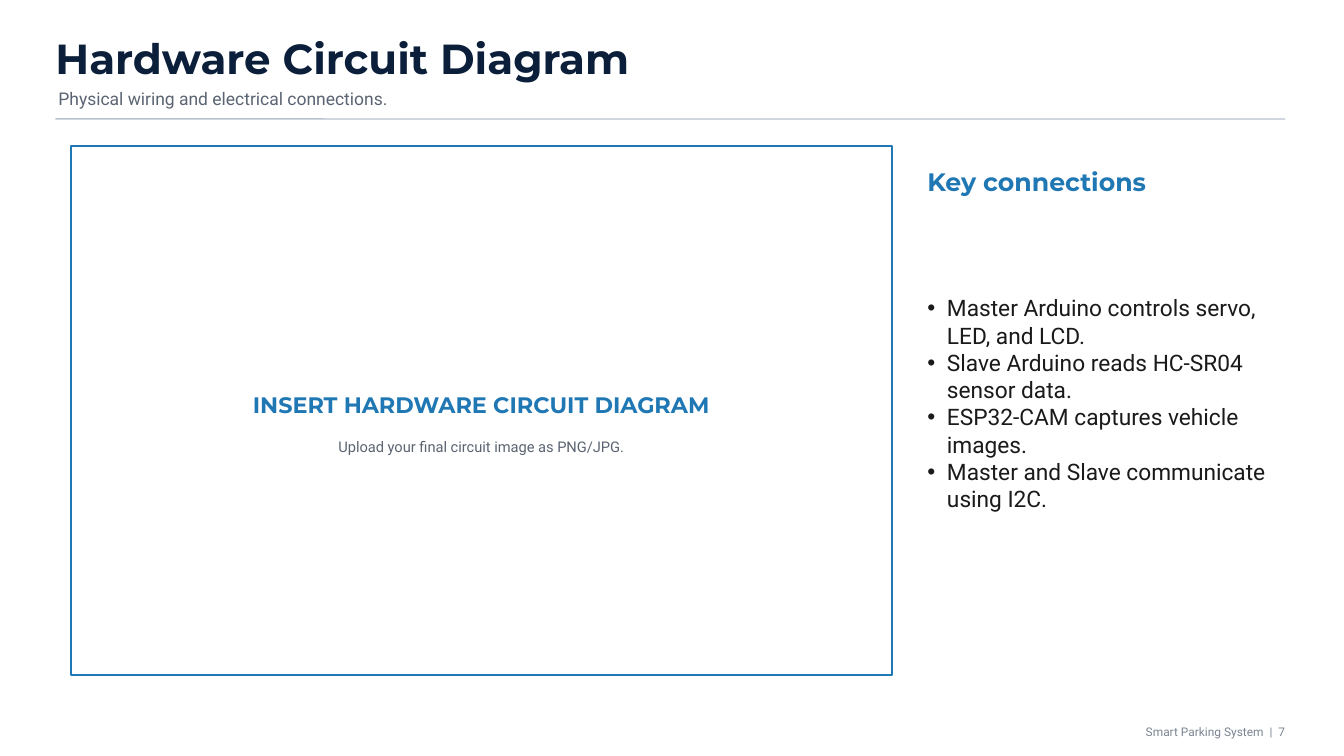
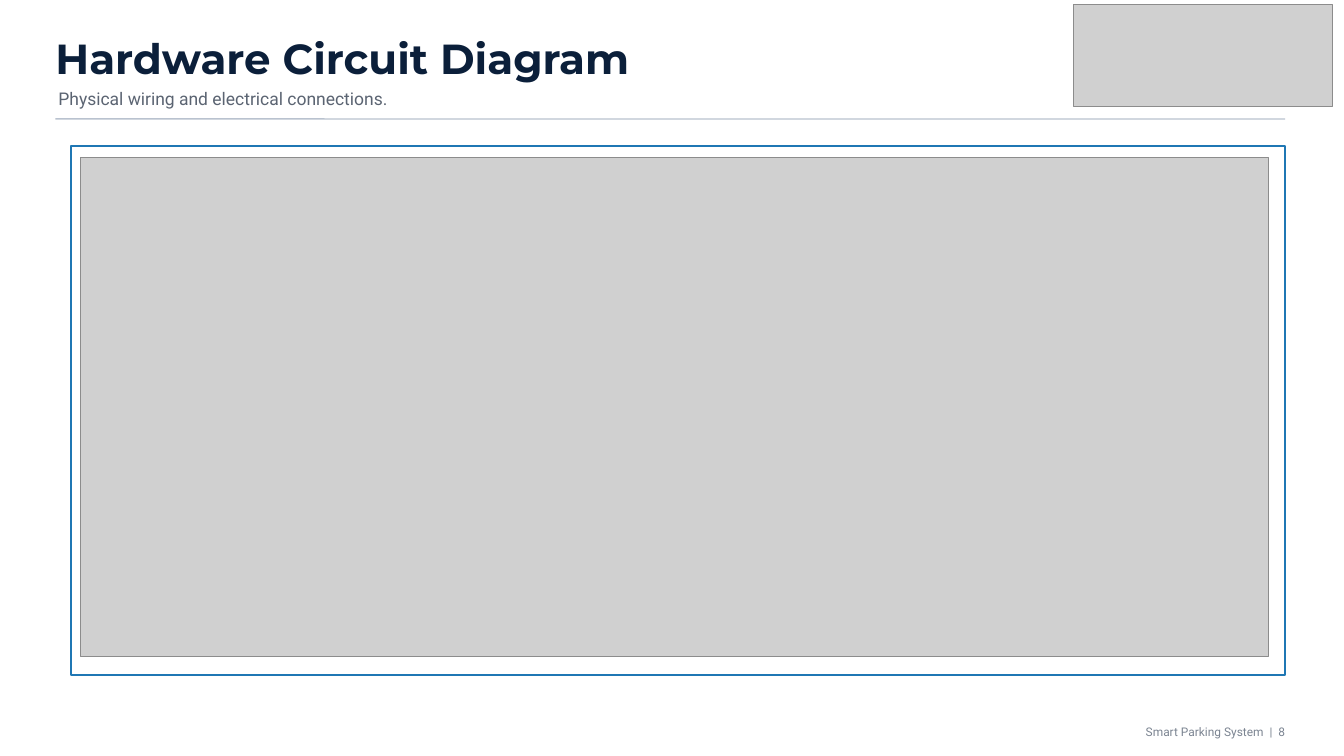
Before and after one commit to RyugaWork/IOT_SU26-Smark-parking-system-with-AI-and-Dashboard, a slide deck: slide 8 of Presentation/Smart_Parking_Presentation_Basic.pptx (slide 7 before the commit). Drawn at 1344x756 pixels with LibreOffice and Linux fonts; fonts in the diff are those of the drawing; grey boxes stand for pictures. Boxes give left, top, right and bottom in pixels: in the first picture for what was removed or moved away, otherwise in the second. Text is boxed around its words. In the diff, an @@ line names an element or a change of style, - is before the commit and + after.

```diff
--- a/Presentation/Smart_Parking_Presentation_Basic.pptx
+++ b/Presentation/Smart_Parking_Presentation_Basic.pptx
@@ picture added at (1074, 5, 1334, 107) @@
@@ rectangle: place and size @@
-rectangle at (71, 146, 892, 676)
+rectangle at (71, 146, 1286, 676)
@@ picture added at (81, 157, 1268, 657) @@
@@ text removed at (927, 171, 1146, 196) @@
-Key connections
@@ text removed at (947, 299, 1265, 512) @@
-• Master Arduino controls servo, LED, and LCD.
-• Slave Arduino reads HC-SR04 sensor data.
-• ESP32-CAM captures vehicle images.
-• Master and Slave communicate using I2C.
@@ text removed at (253, 397, 710, 414) @@
-INSERT HARDWARE CIRCUIT DIAGRAM
@@ text removed at (338, 441, 624, 455) @@
-Upload your final circuit image as PNG/JPG.
@@ text at (1146, 727, 1285, 739): text changed @@
-Smart Parking System | 7
+Smart Parking System | 8
```
Also in this commit, not shown: 10 other slides changed, 4 slides added, 3 other files.
